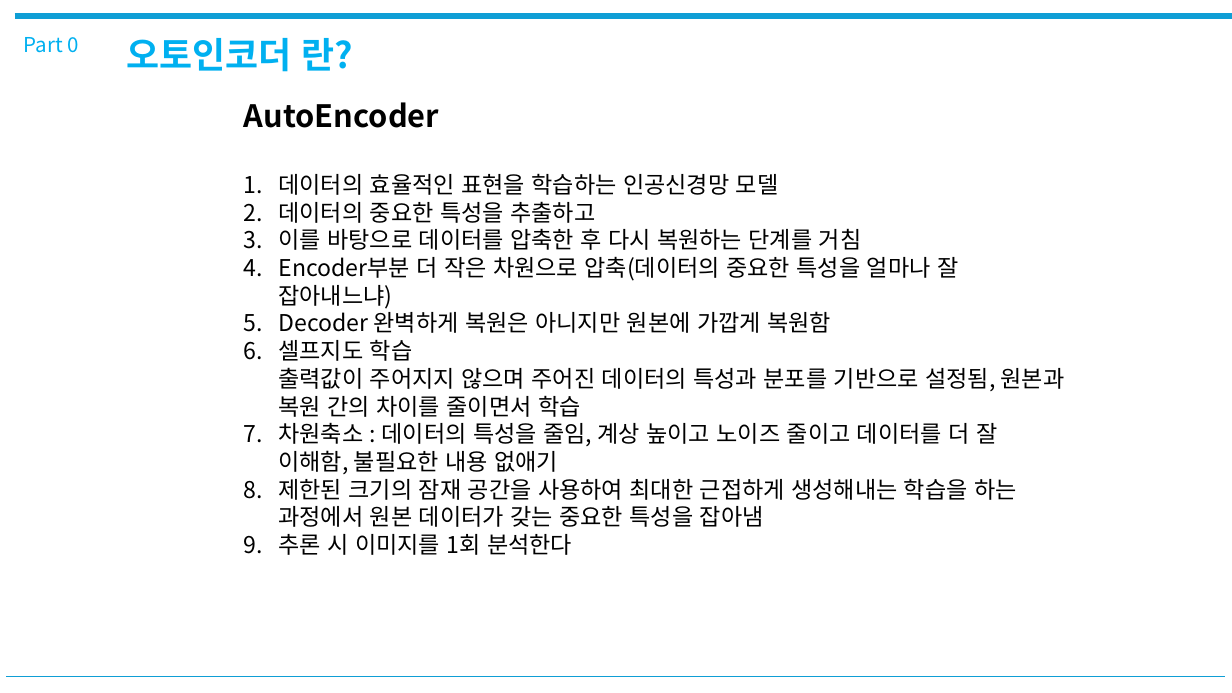
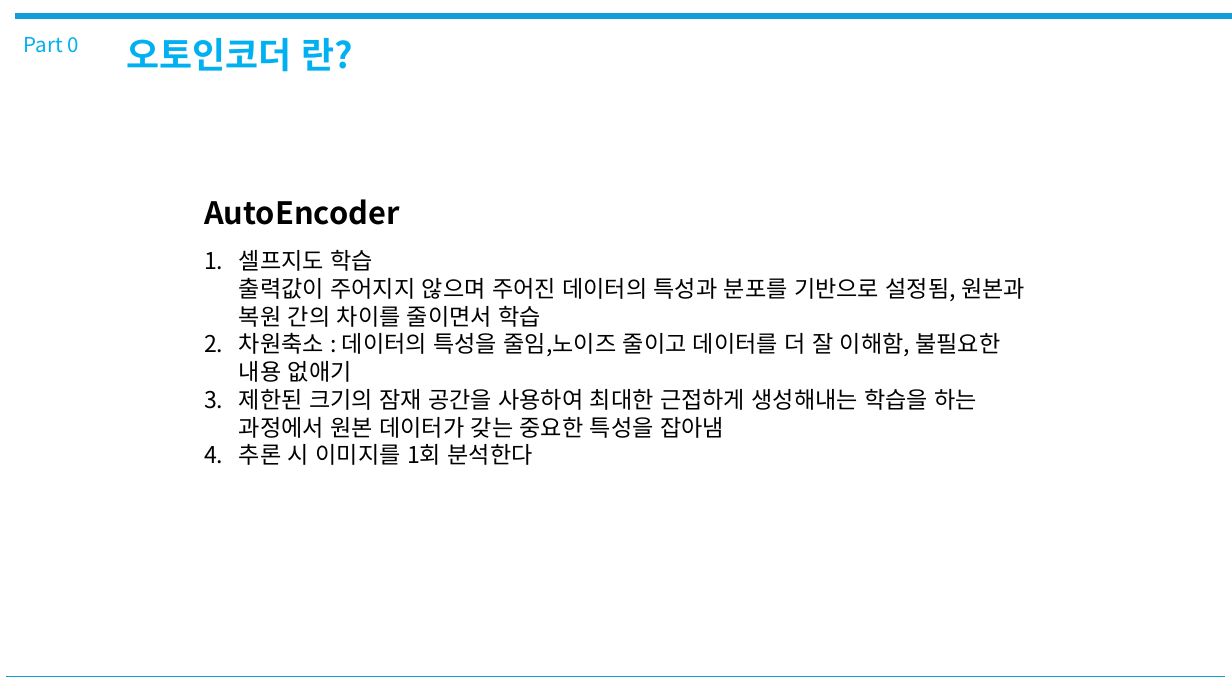
Before and after one commit to jaewoo-rain/ai-study, a slide deck: slide 11 of 06week/ResNet-AutoEncoder.pptx (slide 9 before the commit). Drawn at 1232x693 pixels with LibreOffice and Linux fonts; fonts in the diff are those of the drawing. Boxes give left, top, right and bottom in pixels: in the first picture for what was removed or moved away, otherwise in the second. Text is boxed around its words. In the diff, an @@ line names an element or a change of style, - is before the commit and + after.

```diff
--- a/06week/ResNet-AutoEncoder.pptx
+++ b/06week/ResNet-AutoEncoder.pptx
@@ text at (278, 173, 958, 333): paragraphs removed @@
-1. 데이터의 효율적인 표현을 학습하는 인공신경망 모델
-2. 데이터의 중요한 특성을 추출하고
-3. 이를 바탕으로 데이터를 압축한 후 다시 복원하는 단계를 거침
-4. Encoder부분 더 작은 차원으로 압축(데이터의 중요한 특성을 얼마나 잘 잡아내느냐)
-5. Decoder 완벽하게 복원은 아니지만 원본에 가깝게 복원함
@@ text "AutoEncoder": place and size @@
-text "AutoEncoder" at (244, 102, 1065, 555)
+text "AutoEncoder" at (204, 199, 1025, 465)
@@ text at (239, 332, 1000, 382): text changed @@
-7. 차원축소 : 데이터의 특성을 줄임, 계상 높이고 노이즈 줄이고 데이터를 더 잘 이해함, 불필요한 내용 없애기
+2. 차원축소 : 데이터의 특성을 줄임,노이즈 줄이고 데이터를 더 잘 이해함, 불필요한 내용 없애기
```
Also in this commit, not shown: 1 other slide changed, 3 slides added, 1 slide removed, 3 other files.
